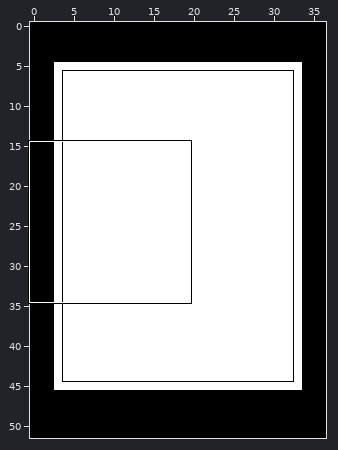
An edit to a level. Tiled map (JSON), assets/tilemaps/menuTilemap.json. The picture above shows the old version from afar; the outline marks the close-up.
Close-up. The starting point:
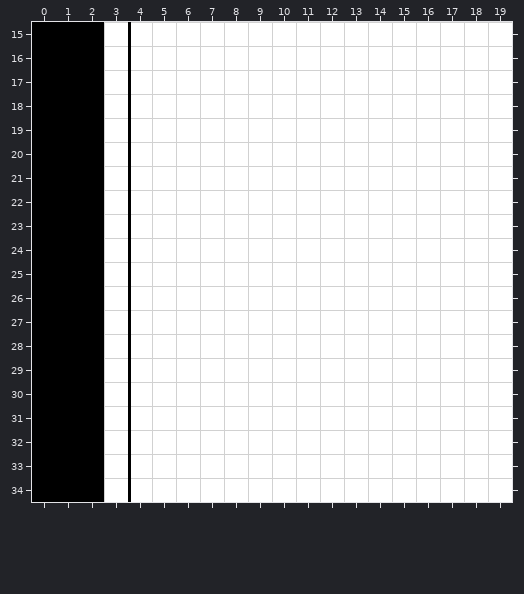
Cells are 8x8 px. Shown: x 0..19, y 15..34. The commit also changed other parts of the map, which this record leaves out.
Now the later version:
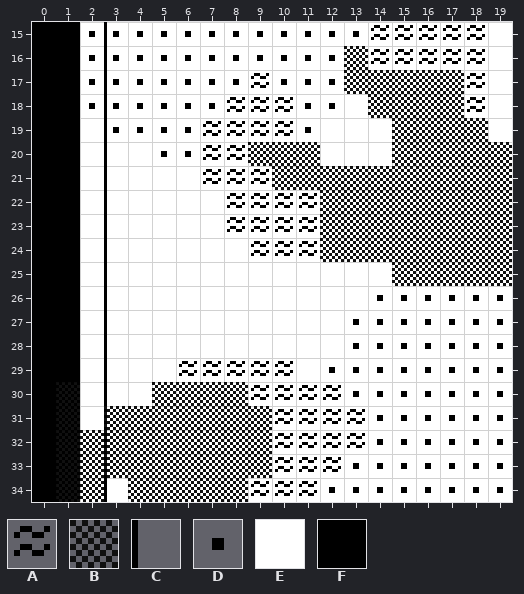
Key: from "clues_tilesheet": A 3, B 4, C 11, D 12, E 15; from "level_tilesheet": F 14.
_ is an empty cell.
Tiles replaced or removed in this view: C, E, F.
Tiles of an added or newly shown layer are drawn over the layers below it.
Changes in this commit:
Changed rows in their new state; . is an unchanged cell.
Layer "TutorialBackground" (now shown):
first column x 3:
15 EEEEEEEEEEEEEEEE.
16 EEEEEEEEEEEEEEEE.
17 EEEEEEEEEEEEEEEE.
18 EEEEEEEEEE.EEEEE.
19 EEEEEEEEE...EEEE.
20 EEEEEEEEE...EEEEE
21 EE..EEEEEEEEEEEEE
22 EE...EEEEEEEEEEEE
23 EE...EEEEEEEEEEEE
24 EE....EEEEEEEEEEE
25 EE..........EEEEE
26 EE.........EEEEEE
27 EE........EEEEEEE
28 EE........EEEEEEE
29 EE.EEEEE.EEEEEEEE
30 EEEEEEEEEEEEEEEEE
31 EEEEEEEEEEEEEEEEE
32 EEEEEEEEEEEEEEEEE
33 EEEEEEEEEEEEEEEEE
34 EEEEEEEEEEEEEEEEE
Layer "TutorialFrame" (now shown):
first column x 2:
15 EC
16 EC
17 EC
18 EC
19 EC
20 EC
21 EC
22 EC
23 EC
24 EC
25 EC
26 EC
27 EC
28 EC
29 EC
30 EC
31 EC
32 EC
33 EC
34 EC
Layer "TutorialCheckers" (now shown):
first column x 9:
16 ....B......
17 ....BBBBB..
18 .....BBBB..
19 ......BBBB.
20 BBB...BBBBB
21 .BBBBBBBBBB
22 ...BBBBBBBB
23 ...BBBBBBBB
24 ...BBBBBBBB
25 ......BBBBB
first column x 2:
30 ...BBBB.
31 .BBBBBBB
32 BBBBBBBB
33 BBBBBBBB
34 B.BBBBB.
Layer "TutorialWaves" (now shown):
first column x 7:
15 .......AAAAA
16 .......AAAAA
17 ..A........A
18 .AAA.......A
19 AAAA........
20 AA..........
21 AAA.........
22 .AAAA.......
23 .AAAA.......
24 ..AAA.......
first column x 6:
29 AAAAA...
30 ...AAAA.
31 ....AAAA
32 ....AAAA
33 ....AAA.
34 ...AAA..
Layer "TutorialDots" (now shown):
first column x 2:
15 DDDDDDDDDDDD
16 DDDDDDDDDDD.
17 DDDDDDD.DDD.
18 DDDDDD...DD.
19 .DDDD....D..
20 ...DD.......
first column x 12:
26 ..DDDDDD
27 .DDDDDDD
28 .DDDDDDD
29 DDDDDDDD
30 .DDDDDDD
31 ..DDDDDD
32 ..DDDDDD
33 .DDDDDDD
34 DDDDDDDD
Layer "ThatBackground" (now hidden):
first column x 2:
15 _________________.
16 _________________.
17 _________________.
18 ___________._____.
19 __________...____.
20 __________..._____
21 ___.._____________
22 ___...____________
23 ___...____________
24 ___....___________
25 ___.........._____
26 ___.........______
27 ___........_______
28 ___........_______
29 ___._____.________
30 __________________
31 __________________
32 __________________
33 __________________
34 __________________
Layer "ThatFrame" (now hidden):
first column x 3:
15 __
16 __
17 __
18 __
19 __
20 __
21 __
22 __
23 __
24 __
25 __
26 __
27 __
28 __
29 __
30 __
31 __
32 __
33 __
34 __
